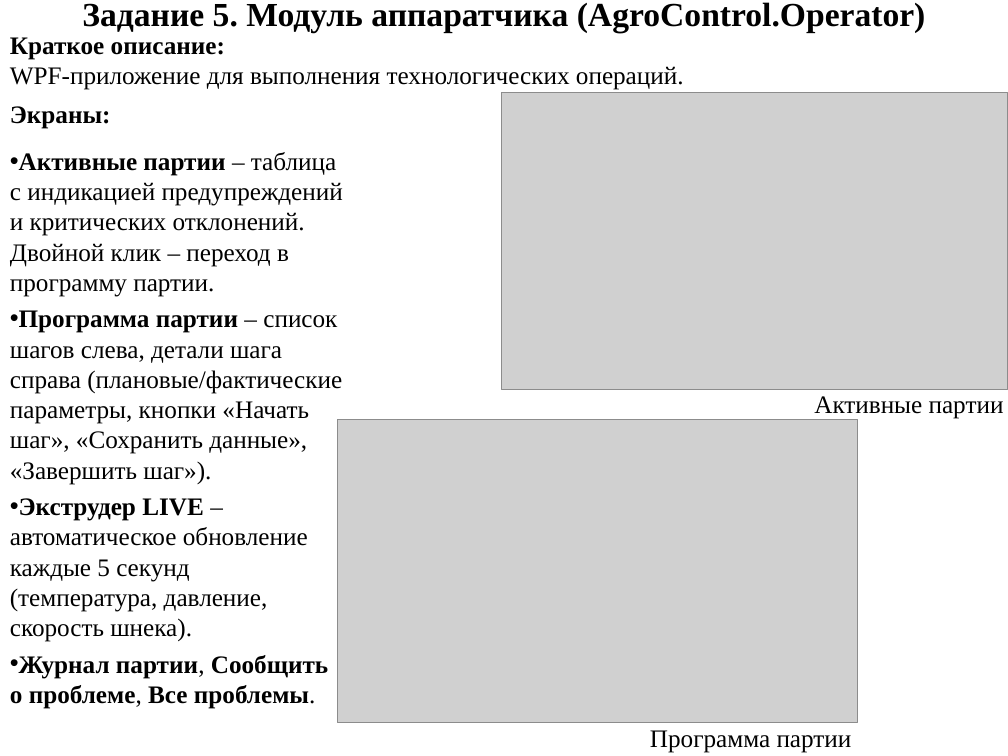
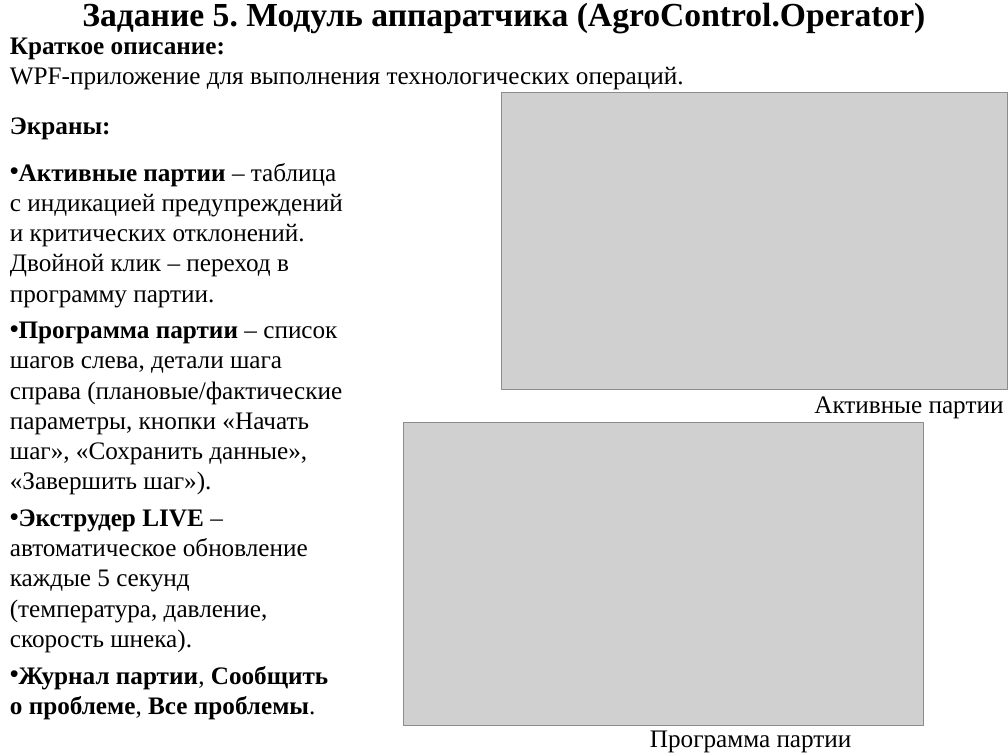
Before and after one commit to qwinge1/Praktika3, a slide deck: slide 10 of Сессия 7/Otchet_po_uchebnoi_praktike.pptx. Drawn at 1008x756 pixels with LibreOffice and Linux fonts; fonts in the diff are those of the drawing; grey boxes stand for pictures. Boxes give left, top, right and bottom in pixels: in the first picture for what was removed or moved away, otherwise in the second. Text is boxed around its words. In the diff, an @@ line names an element or a change of style, - is before the commit and + after.

```diff
--- a/Сессия 7/Otchet_po_uchebnoi_praktike.pptx
+++ b/Сессия 7/Otchet_po_uchebnoi_praktike.pptx
@@ text "Экраны:": place and size @@
-text "Экраны:" at bbox=[10, 106, 343, 709]
+text "Экраны:" at bbox=[10, 117, 343, 720]
@@ picture: place and size @@
-picture at bbox=[338, 419, 858, 723]
+picture at bbox=[403, 422, 923, 726]
```
Also in this commit, not shown: 4 other slides changed, 1 other file.
